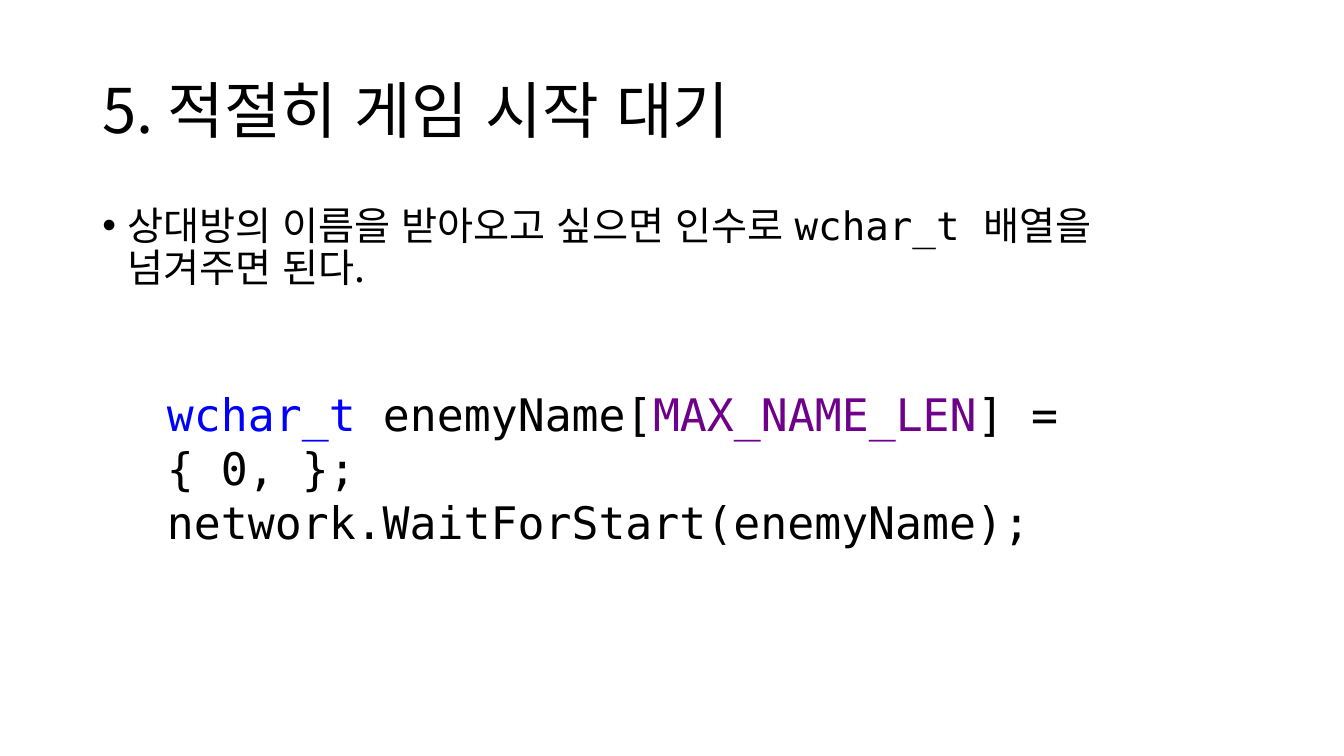
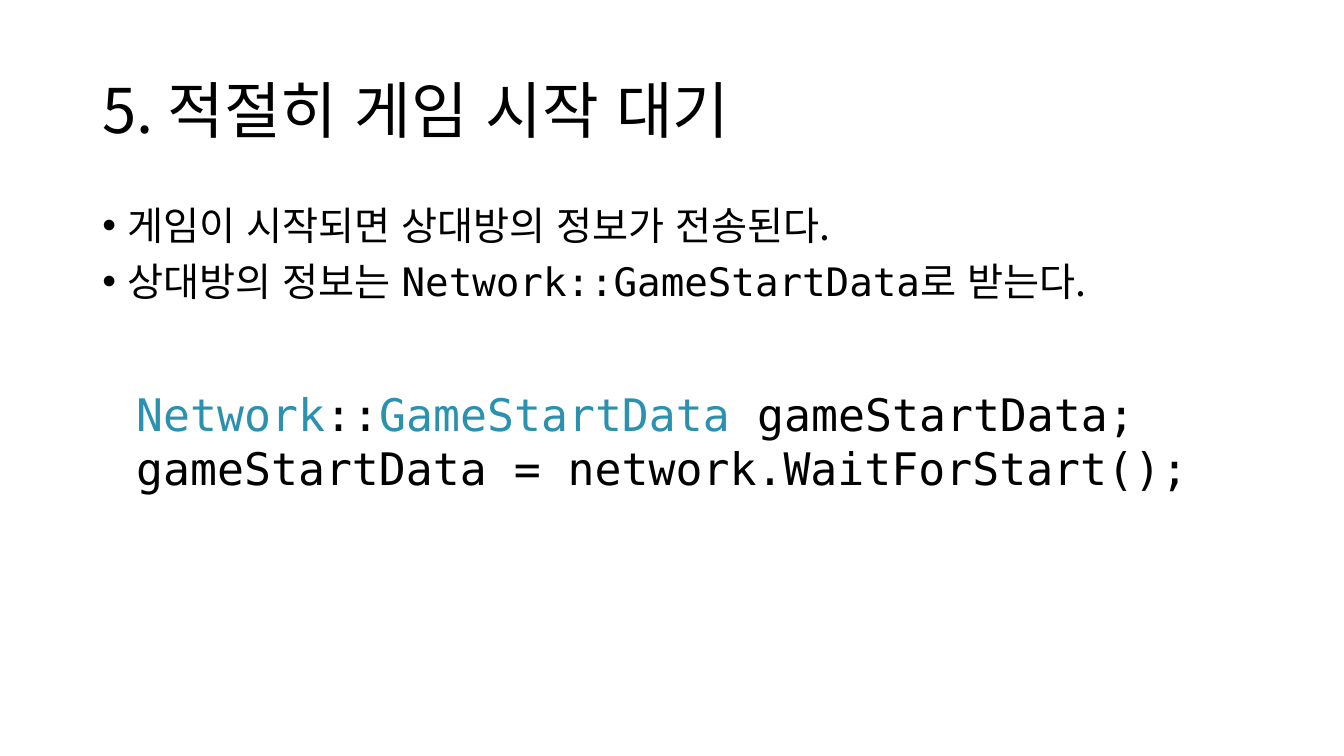
Before and after one commit to namse/BGNL, a slide deck: slide 11 of BGNL사용법설명.pptx. Drawn at 1344x756 pixels with LibreOffice and Linux fonts; fonts in the diff are those of the drawing. Boxes give left, top, right and bottom in pixels: in the first picture for what was removed or moved away, otherwise in the second. Text is boxed around its words. In the diff, an @@ line names an element or a change of style, - is before the commit and + after.

```diff
--- a/BGNL사용법설명.pptx
+++ b/BGNL사용법설명.pptx
@@ text at (128, 207, 1086, 299): text changed @@
-• 상대방의 이름을 받아오고 싶으면 인수로 wchar_t 배열을 넘겨주면 된다.
+• 게임이 시작되면 상대방의 정보가 전송된다.
+• 상대방의 정보는 Network::GameStartData로 받는다.
@@ text at (136, 397, 1188, 495): text changed @@
-wchar_t enemyName[MAX_NAME_LEN] = { 0, };
-network.WaitForStart(enemyName);
+Network::GameStartData gameStartData;
+gameStartData = network.WaitForStart();
```
Also in this commit, not shown: 2 other slides changed, 4 other files.
